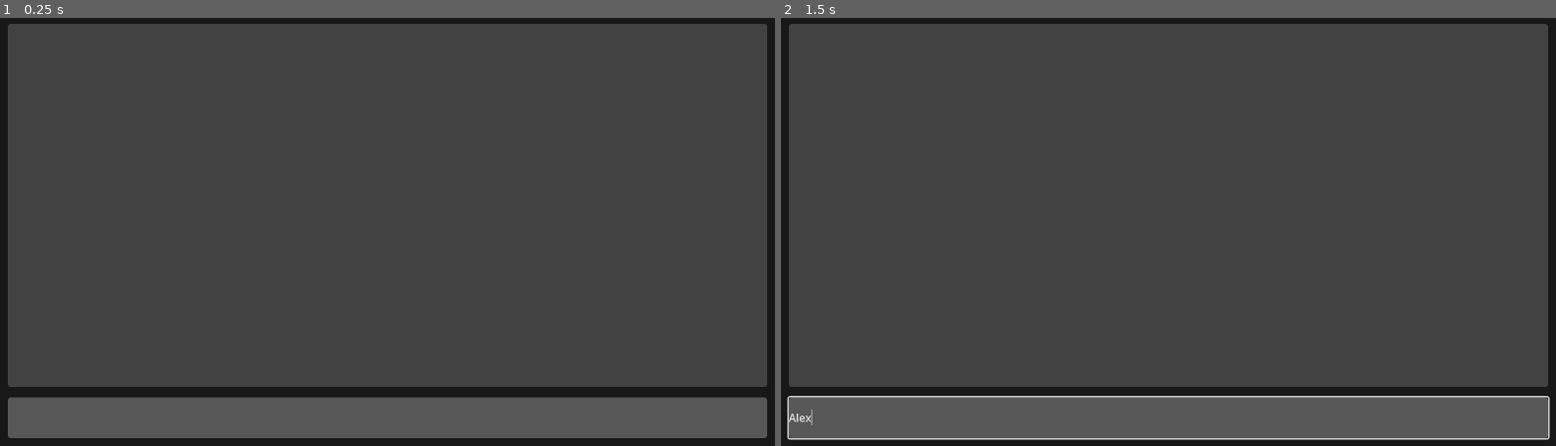
Above: before the commit, frames 1-2 (left to right).
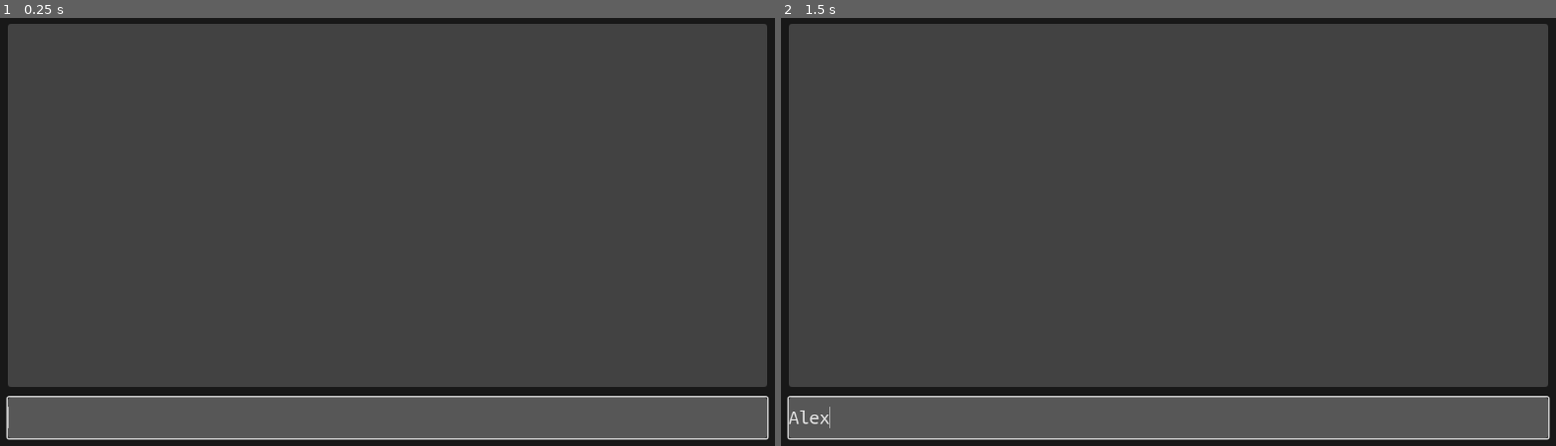
Above: after the commit, the same moments.

Repository: AkIszler/firstRPGGame
Game: Godot game, scene res://main_game.tscn
The game is run twice, just before and just after one commit, with the same random seed, the same clock (stepped at 60 frames per second) and the same inputs.
Inputs (mouse positions are in pixels of both pictures, inside the frame that each line leads up to):
- Up to frame 1 (0.25 s): no input
- Up to frame 2 (1.5 s): click (1168, 416) at 0.52 s; type "Alex" at 0.6 s; tap Enter at 1.25 s

The runs differ from the first frame. In frame 1, 1.0% of the frame differs, in the area x 0-100%, y 88-99%; in frame 2, less than 0.1%.

Commit message:
fontstuff

Diff:
--- /dev/null
+++ b/Ubu_mono_16.tres
@@ -0,0 +1,9 @@
+[gd_resource type="FontFile" format=3 uid="uid://bdq1tr2pt4qpx"]
+
+[resource]
+cache/0/16/0/ascent = 0.0
+cache/0/16/0/descent = 0.0
+cache/0/16/0/underline_position = 0.0
+cache/0/16/0/underline_thickness = 0.0
+cache/0/16/0/scale = 1.0
+cache/0/16/0/kerning_overrides/16/0 = Vector2(0, 0)
--- a/main_game.tscn
+++ b/main_game.tscn
@@ -1,7 +1,14 @@
-[gd_scene load_steps=5 format=3 uid="uid://b3qjwtpg85xs6"]
+[gd_scene load_steps=8 format=3 uid="uid://b3qjwtpg85xs6"]
+
+[ext_resource type="FontFile" uid="uid://de64tnmnphsmf" path="res://Fonts/UbuntuMono-Regular.ttf" id="1_jc4hc"]
+[ext_resource type="Script" path="res://userInput.gd" id="2_7lojc"]
 
 [sub_resource type="StyleBoxFlat" id="StyleBoxFlat_5fohg"]
 bg_color = Color(0.0962047, 0.0962048, 0.0962047, 1)
+
+[sub_resource type="Theme" id="Theme_2paew"]
+default_font = ExtResource("1_jc4hc")
+default_font_size = 16
 
 [sub_resource type="StyleBoxFlat" id="StyleBoxFlat_ieyeh"]
 bg_color = Color(0.259294, 0.259294, 0.259294, 1)
@@ -53,6 +60,7 @@
 [node name="gameInfo" type="PanelContainer" parent="background/margin/Rows"]
 layout_mode = 2
 size_flags_vertical = 3
+theme = SubResource("Theme_2paew")
 theme_override_styles/panel = SubResource("StyleBoxFlat_ieyeh")
 
 [node name="inputArea" type="PanelContainer" parent="background/margin/Rows"]
@@ -62,4 +70,7 @@
 
 [node name="userInput" type="LineEdit" parent="background/margin/Rows/inputArea"]
 layout_mode = 2
+theme_override_fonts/font = ExtResource("1_jc4hc")
+theme_override_font_sizes/font_size = 30
 theme_override_styles/normal = SubResource("StyleBoxEmpty_2nphx")
+script = ExtResource("2_7lojc")
